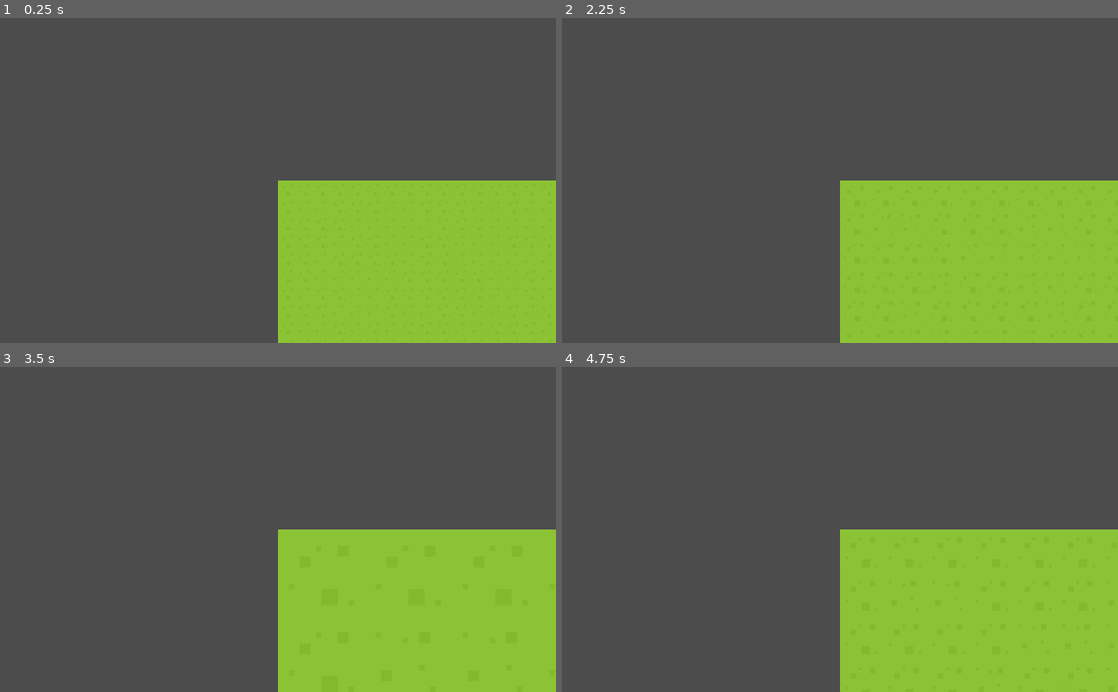
Above: before the commit, frames 1-4 (two rows, left to right).
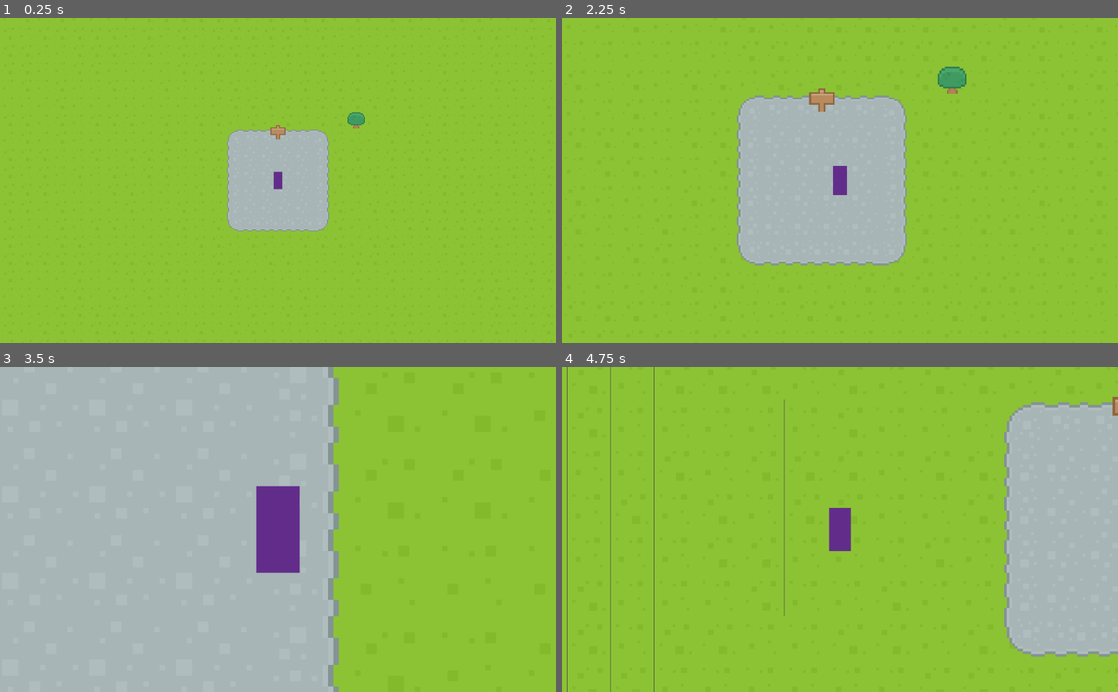
Above: after the commit, the same moments.

Repository: acleverpun/waves
Game: Godot game, scene res://src/states/main.tscn
Two runs of this game, one before a commit and one after it. Both use one fixed random seed, a clock stepped at 60 frames per second and the inputs below.
Inputs (mouse positions are in pixels of both pictures, inside the frame that each line leads up to):
- Up to frame 1 (0.25 s): no input
- Up to frame 2 (2.25 s): tap Enter at 0.5, 2 s; drag from (884, 174) to (895, 109) at 0.52 s; tap Space at 1.25 s; drag from (728, 196) to (812, 245) at 1.27 s; move the mouse to (895, 109) at 2.02 s; hold U (move.right) from 2.03 s (still down); hold Mouse wheel up (cam.zoom-in) from 2.03 s (still down)
- Up to frame 3 (3.5 s): tap Mouse wheel down (cam.zoom-out) at 2.3 s; release U (move.right) at 2.75 s; release Mouse wheel up (cam.zoom-in) at 2.75 s; drag from (250, 594) to (111, 480) at 2.77 s
- Up to frame 4 (4.75 s): tap Space at 3.5 s; move the mouse to (1006, 578) at 3.52 s; hold O (move.left) 3.53-4.25 s; hold Alt (move.run) 3.53-4.25 s; tap Mouse wheel down (cam.zoom-out) at 3.8 s; drag from (673, 480) to (756, 448) at 4.27 s

The runs differ from the first frame. In frame 1, 76% of the frame differs, in the area x 0-100%, y 0-100%; in frame 2, 78%; in frame 3, 80%; in frame 4, 83%.

Commit message:
Cam only works when on the root of the player for some reason.
Signed-off-by: Ross Hadden <rosshadden@gmail.com>

Diff:
--- a/src/actors/player.tscn
+++ b/src/actors/player.tscn
@@ -1,9 +1,9 @@
 [gd_scene load_steps=6 format=2]
 
 [ext_resource path="res://src/actors/player.gd" type="Script" id=1]
-[ext_resource path="res://src/controllers/camera.gd" type="Script" id=2]
-[ext_resource path="res://src/controllers/movement.tscn" type="PackedScene" id=3]
-[ext_resource path="res://src/controllers/selection.tscn" type="PackedScene" id=4]
+[ext_resource path="res://src/controllers/movement.tscn" type="PackedScene" id=2]
+[ext_resource path="res://src/controllers/selection.tscn" type="PackedScene" id=3]
+[ext_resource path="res://src/controllers/camera.gd" type="Script" id=4]
 
 [sub_resource type="CapsuleShape2D" id=1]
 radius = 4.0
@@ -14,16 +14,16 @@
 
 [node name="controllers" type="Node" parent="."]
 
-[node name="cam" type="Camera2D" parent="controllers"]
+[node name="movement" parent="controllers" instance=ExtResource( 2 )]
+
+[node name="selection" parent="controllers" instance=ExtResource( 3 )]
+
+[node name="components" type="Node" parent="."]
+
+[node name="cam" type="Camera2D" parent="."]
 current = true
 zoom = Vector2( 0.5, 0.5 )
-script = ExtResource( 2 )
-
-[node name="movement" parent="controllers" instance=ExtResource( 3 )]
-
-[node name="selection" parent="controllers" instance=ExtResource( 4 )]
-
-[node name="components" type="Node" parent="."]
+script = ExtResource( 4 )
 
 [node name="sprite" type="Polygon2D" parent="."]
 position = Vector2( 4, 16 )
--- a/src/controllers/camera.gd
+++ b/src/controllers/camera.gd
@@ -4,24 +4,21 @@
 const zoomMin = Vector2(0.1, 0.1)
 const zoomStep = Vector2(0.1, 0.1)
 
-onready var host = get_parent().get_parent()
-onready var cam = host.find_node("cam")
-
 func _ready():
 	zoom()
 
 func _input(event):
-	if Input.is_action_pressed("cam.zoom-in") and cam.zoom - zoomStep > zoomMin:
+	if Input.is_action_pressed("cam.zoom-in") and self.zoom - zoomStep > zoomMin:
 		zoom(-1)
-	elif Input.is_action_pressed("cam.zoom-out") and cam.zoom < zoomMax:
+	elif Input.is_action_pressed("cam.zoom-out") and self.zoom < zoomMax:
 		zoom(1)
 
 func zoom(level: int = 0):
-	cam.zoom += level * zoomStep
+	self.zoom += level * zoomStep
 
 	# TODO: vet need
-	# var dragMargin = 0.5 * cam.zoom.x
-	# cam.drag_margin_top = dragMargin
-	# cam.drag_margin_bottom = dragMargin
-	# cam.drag_margin_left = dragMargin
-	# cam.drag_margin_right = dragMargin
+	# var dragMargin = 0.5 * self.zoom.x
+	# self.drag_margin_top = dragMargin
+	# self.drag_margin_bottom = dragMargin
+	# self.drag_margin_left = dragMargin
+	# self.drag_margin_right = dragMargin
